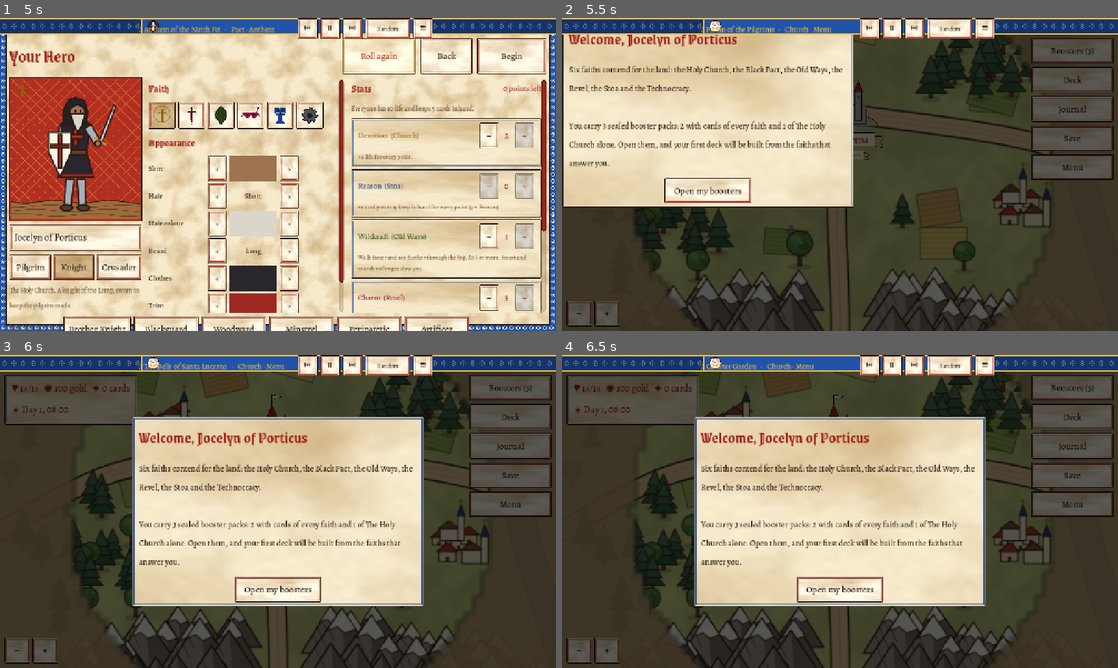
Above: before the commit, frames 1-4 (two rows, left to right).
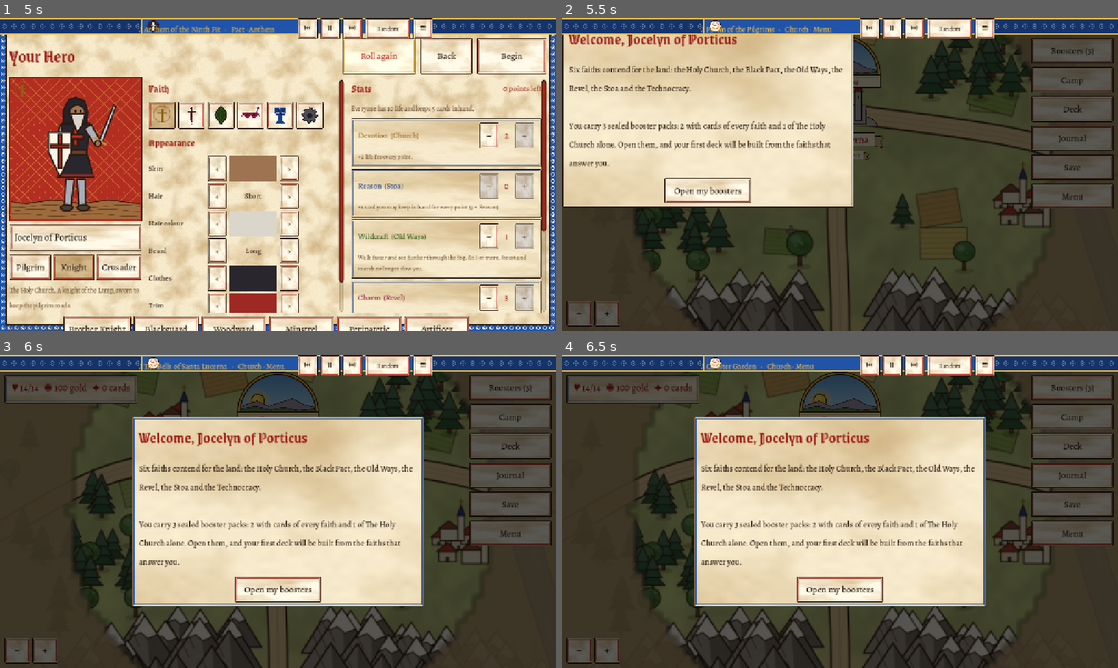
Above: after the commit, the same moments.

Repository: cavaleirobrancopensante/TCG-RPG
Game: Godot game, scene res://scenes/main.tscn
Two runs of this game, one before a commit and one after it. Both use one fixed random seed, a clock stepped at 60 frames per second and the inputs below.
Inputs (mouse positions are in pixels of both pictures, inside the frame that each line leads up to):
- Up to frame 1 (5 s): click "New game" at 0.5 s; click "New game" at 1.25 s; click "Begin here" at 2 s; click "Roll again" at 2.75 s; click "Roll again" at 3.5 s; click "Roll again" at 4.25 s
- Up to frame 2 (5.5 s): click "Begin" at 5 s
- Up to frame 3 (6 s): click (511, 417) at 5.75 s, where only the run after the commit has a clickable "Camp"
- Up to frame 4 (6.5 s): no input

Frame 1 is identical in both runs. In frame 2, 1.6% of the frame differs, in the area x 52-100%, y 6-61%; in frame 3, 3.9%, in the area x 0-100%, y 5-61%; in frame 4, 3.9%.

Commit message:
1.24: sun and moon dial, night tint and lights, slower night travel, camping, Black Pact walks at night
Co-Authored-By: Claude Opus 5.5 <noreply@anthropic.com>
Claude-Session: https://claude.ai/code/session_01HitH66itUkjde1DxHgtaC5

Diff:
--- a/data/i18n/es.json
+++ b/data/i18n/es.json
@@ -2311,5 +2311,13 @@
  "Saint Michael the Archangel": "San Miguel Arcángel",
  "Flying, sanctified (protection from the Pact). Other Angels and Knights you control get +1/+1.": "Vuelo, santificado (protección contra el Pacto). Los otros Ángeles y Caballeros que controlas obtienen +1/+1.",
  "Quis ut Deus? Who is like unto God?": "Quis ut Deus? ¿Quién como Dios?",
- "once per turn": "una vez por turno"
+ "once per turn": "una vez por turno",
+ "Camp": "Acampar",
+ "You can't make camp here.": "No puedes acampar aquí.",
+ "You light a small fire, roll out your blanket and sleep under the open sky.": "Enciendes una pequeña hoguera, extiendes la manta y duermes al raso.",
+ "You wake with %d life (%+d).": "Despiertas con %d de vida (%+d).",
+ "A sound in the dark: someone has found your camp.": "Un ruido en la oscuridad: alguien ha encontrado tu campamento.",
+ "To arms": "A las armas",
+ "Break camp": "Levantar el campamento",
+ "Day %d, %02d:%02d": "Día %d, %02d:%02d"
 }
--- a/data/i18n/pt.json
+++ b/data/i18n/pt.json
@@ -2311,5 +2311,13 @@
  "Saint Michael the Archangel": "São Miguel Arcanjo",
  "Flying, sanctified (protection from the Pact). Other Angels and Knights you control get +1/+1.": "Voo, santificado (proteção contra o Pacto). Os outros Anjos e Cavaleiros que você controla recebem +1/+1.",
  "Quis ut Deus? Who is like unto God?": "Quis ut Deus? Quem é como Deus?",
- "once per turn": "uma vez por turno"
+ "once per turn": "uma vez por turno",
+ "Camp": "Acampar",
+ "You can't make camp here.": "Você não pode acampar aqui.",
+ "You light a small fire, roll out your blanket and sleep under the open sky.": "Você acende uma pequena fogueira, estende o cobertor e dorme sob o céu aberto.",
+ "You wake with %d life (%+d).": "Você acorda com %d de vida (%+d).",
+ "A sound in the dark: someone has found your camp.": "Um ruído no escuro: alguém encontrou seu acampamento.",
+ "To arms": "Às armas",
+ "Break camp": "Levantar acampamento",
+ "Day %d, %02d:%02d": "Dia %d, %02d:%02d"
 }
--- a/scripts/autoload/game_state.gd
+++ b/scripts/autoload/game_state.gd
@@ -439,6 +439,23 @@
 
 
 ## A night at the inn: you wake healed at seven the next morning.
+## Sleep rough: until seven in the morning if it is evening or night, otherwise eight hours.
+## A bedroll mends half as fast as the road (one point every two hours), an inn mends all.
+## Returns the hours slept.
+func make_camp() -> float:
+	var hours := 8.0
+	if clock >= 18.0:
+		hours = 24.0 - clock + 7.0
+	elif clock < 5.0:
+		hours = 7.0 - clock
+	var before := _regen
+	var lf := life
+	advance_clock(hours)
+	life = mini(max_life(), lf + int(hours / 2.0))
+	_regen = before
+	return hours
+
+
 func rest_at_inn() -> bool:
 	if not spend_gold(Economy.inn_price()):
 		return false
--- a/scripts/main.gd
+++ b/scripts/main.gd
@@ -6,6 +6,7 @@
 var ui_layer: CanvasLayer
 var hud: Control
 var hud_gold: Label
+var hud_dial: SkyDial
 var hud_boosters: Button
 var screen: Control          # current full-screen UI (menu, city, battle, ...)
 var ui_theme: Theme
@@ -130,6 +131,8 @@
 
 
 func _process(delta: float) -> void:
+	if hud_dial and world and world.active:
+		hud_dial.set_time(GameState.clock, GameState.day)
 	# In the open world the music follows the faith of the region you walk through.
 	_music_timer -= delta
 	if _music_timer <= 0.0 and world and world.active and screen == null:
@@ -491,12 +494,18 @@
 	hud.add_child(col)
 	hud_boosters = UIKit.button("Boosters", func(): open_boosters(false), 190)
 	col.add_child(hud_boosters)
+	col.add_child(UIKit.button("Camp", make_camp, 190))
 	col.add_child(UIKit.button("Deck", open_deck_builder, 190))
 	col.add_child(UIKit.button("Journal", show_journal, 190))
 	col.add_child(UIKit.button("Save", open_save_slots, 190))
 	col.add_child(UIKit.button("Menu", func():
 		GameState.save_game()
 		show_menu(), 190))
+	var dial := SkyDial.new()
+	dial.set_anchors_preset(Control.PRESET_CENTER_TOP)
+	dial.position = Vector2(-SkyDial.W * 0.5, UIKit.TOP + 6)
+	hud.add_child(dial)
+	hud_dial = dial
 	var zoom := HBoxContainer.new()
 	zoom.set_anchors_preset(Control.PRESET_BOTTOM_LEFT)
 	zoom.position = Vector2(10, -70)
@@ -509,13 +518,37 @@
 func _update_hud() -> void:
 	if hud == null or not is_instance_valid(hud):
 		return
-	var h := int(GameState.clock)
-	var m := int((GameState.clock - h) * 60.0) / 15 * 15
-	var sky := "☾" if GameState.is_night() else "☀"
-	hud_gold.text = I18n.t("♥ %d/%d   ◉ %d gold   ✦ %d cards") % [GameState.life, GameState.max_life(), GameState.gold, _owned_total()] \
-		+ "\n" + I18n.t("%s Day %d, %02d:%02d") % [sky, GameState.day + 1, h, m]
+	hud_gold.text = I18n.t("♥ %d/%d   ◉ %d gold   ✦ %d cards") % [GameState.life, GameState.max_life(), GameState.gold, _owned_total()]
+	if hud_dial:
+		hud_dial.set_time(GameState.clock, GameState.day)
 	hud_boosters.text = I18n.t("Boosters (%d)") % GameState.pending_boosters
 	hud_boosters.disabled = GameState.pending_boosters <= 0
+
+
+## Pitch a camp in the wild: free, slow to heal, and a foe in his own lands may find you.
+func make_camp() -> void:
+	if world == null or not world.active:
+		return
+	if not world.can_camp():
+		_toast(I18n.t("You can't make camp here."))
+		return
+	var lf := GameState.life
+	var foreign: bool = world.faction_at(world.player_pos) != GameState.hero
+	var prowler: Dictionary = world.camp_prowler() if foreign else {}
+	var found := not prowler.is_empty() and GameState.rng.randf() < (0.4 if GameState.is_night() else 0.25)
+	var hours := GameState.make_camp()
+	if found:
+		# he comes in the small hours: you wake with the fire low and a stranger at it
+		GameState.clock = fmod(GameState.clock + 24.0 - hours * 0.5, 24.0)
+	GameState.save_game()
+	_update_hud()
+	var body := I18n.t("You light a small fire, roll out your blanket and sleep under the open sky.") + "\n\n" \
+		+ I18n.t("You wake with %d life (%+d).") % [GameState.life, GameState.life - lf]
+	if found:
+		body += "\n\n" + I18n.t("A sound in the dark: someone has found your camp.")
+		show_dialog("Camp", body, [["To arms", func(): world.ambush(prowler)]])
+	else:
+		show_dialog("Camp", body, [["Break camp", Callable()]])
 
 
 func _owned_total() -> int:
--- /dev/null
+++ b/scripts/ui/sky_dial.gd
@@ -0,0 +1,169 @@
+class_name SkyDial
+extends Control
+## The hour at the top of the map: a half-round window onto the sky, like the moon dial of
+## an old clock. A wheel turns behind it once a day, carrying the sun on one side and the
+## moon on the other, so the sun climbs over the hills at dawn, rides high at noon and sets
+## at dusk, and the moon follows it across the night sky. The sky's colour follows the hour.
+
+const W := 190.0
+const H := 118.0
+
+var hour := 8.0
+var day := 0
+var _stars: Array = []
+
+
+func _init() -> void:
+	custom_minimum_size = Vector2(W, H)
+	size = custom_minimum_size
+	mouse_filter = Control.MOUSE_FILTER_IGNORE
+	var rng := RandomNumberGenerator.new()
+	rng.seed = 7
+	for i in 26:
+		var a := rng.randf_range(PI * 1.05, PI * 1.95)
+		var r := rng.randf_range(0.25, 0.92)
+		_stars.append([Vector2(cos(a), sin(a)) * r, rng.randf_range(0.8, 1.9), rng.randf()])
+
+
+func set_time(h: float, d: int) -> void:
+	if absf(h - hour) < 0.01 and d == day:
+		return
+	hour = h
+	day = d
+	queue_redraw()
+
+
+## 0 at full night, 1 at full day, easing through dawn (5 to 7) and dusk (18 to 20).
+static func daylight(h: float) -> float:
+	if h < 5.0 or h >= 20.0:
+		return 0.0
+	if h < 7.0:
+		return smoothstep(5.0, 7.0, h)
+	if h < 18.0:
+		return 1.0
+	return 1.0 - smoothstep(18.0, 20.0, h)
+
+
+## How much of the warm dawn or dusk glow is in the sky (peaks at 6 and 19).
+static func glow(h: float) -> float:
+	return maxf(0.0, 1.0 - absf(h - 6.0) / 1.5) + maxf(0.0, 1.0 - absf(h - 19.0) / 1.5)
+
+
+## The colour the whole map is tinted with at this hour.
+static func world_tint(h: float) -> Color:
+	var night := Color(0.34, 0.38, 0.60)
+	var dawn := Color(1.0, 0.80, 0.66)
+	var c := night.lerp(Color.WHITE, daylight(h))
+	return c.lerp(dawn, clampf(glow(h), 0.0, 1.0) * 0.55)
+
+
+func _sky_cols() -> Array:
+	var d := daylight(hour)
+	var g := clampf(glow(hour), 0.0, 1.0)
+	var top := Color(0.05, 0.07, 0.20).lerp(Color(0.36, 0.62, 0.86), d)
+	var low := Color(0.12, 0.14, 0.32).lerp(Color(0.70, 0.86, 0.95), d)
+	low = low.lerp(Color(0.98, 0.62, 0.32), g * 0.85)
+	top = top.lerp(Color(0.42, 0.36, 0.62), g * 0.4)
+	return [top, low]
+
+
+func _draw() -> void:
+	var c := Vector2(W * 0.5, H - 30.0)      # centre of the wheel, on the horizon line
+	var r := W * 0.5 - 8.0
+	var cols := _sky_cols()
+	var arc := PackedVector2Array()
+	var arc_cols := PackedColorArray()
+	var n := 40
+	arc.append(c)
+	arc_cols.append(cols[1])
+	for i in n + 1:
+		var a := PI + PI * float(i) / n
+		var p := c + Vector2(cos(a), sin(a)) * r
+		arc.append(p)
+		arc_cols.append(cols[1].lerp(cols[0], clampf((c.y - p.y) / r, 0.0, 1.0)))
+	# the gilt rim behind the window
+	var rim := PackedVector2Array()
+	for i in n + 1:
+		var a := PI + PI * float(i) / n
+		rim.append(c + Vector2(cos(a), sin(a)) * (r + 6.0))
+	rim.append(c + Vector2(r + 6.0, 0))
+	draw_colored_polygon(rim, Tapestry.GILT)
+	draw_polygon(arc, arc_cols)
+	# stars fade in with the dark
+	var dark := 1.0 - daylight(hour)
+	if dark > 0.05:
+		for s in _stars:
+			var tw := 0.6 + 0.4 * sin(float(s[2]) * 40.0 + hour * 6.0)
+			draw_circle(c + (s[0] as Vector2) * r, s[1], Color(1.0, 0.96, 0.82, dark * tw))
+	# the wheel: sun and moon opposite each other, a full turn a day (noon: sun on top)
+	var ang := (hour - 12.0) / 24.0 * TAU
+	var orbit := r * 0.62
+	var sun := c + Vector2(sin(ang), -cos(ang)) * orbit
+	var moon := c + Vector2(sin(ang + PI), -cos(ang + PI)) * orbit
+	var br := r * 0.17
+	if sun.y < c.y + br:
+		_draw_sun(sun, br)
+	if moon.y < c.y + br:
+		_draw_moon(moon, br * 0.9, _sky_at(moon, c, r, cols))
+	# hills along the horizon, lit by the hour
+	var light := Color(0.32, 0.36, 0.52).lerp(Color.WHITE, daylight(hour))
+	var far := PackedVector2Array([c + Vector2(-r, 0), c + Vector2(-r * 0.92, -r * 0.18), c + Vector2(-r * 0.55, -r * 0.30),
+		c + Vector2(-r * 0.25, -r * 0.16), c + Vector2(0, -r * 0.24), c + Vector2(r * 0.38, -r * 0.36), c + Vector2(r * 0.7, -r * 0.2),
+		c + Vector2(r * 0.95, -r * 0.14), c + Vector2(r, 0)])
+	draw_colored_polygon(far, Color(0.62, 0.58, 0.66) * light)
+	draw_polyline(far, Color(Tapestry.INK, 0.8), 1.5, true)
+	var near := PackedVector2Array([c + Vector2(-r, 0), c + Vector2(-r, -r * 0.08), c + Vector2(-r * 0.6, -r * 0.16), c + Vector2(-r * 0.2, -r * 0.07),
+		c + Vector2(r * 0.15, -r * 0.13), c + Vector2(r * 0.55, -r * 0.05), c + Vector2(r, -r * 0.1), c + Vector2(r, 0)])
+	draw_colored_polygon(near, Color(0.36, 0.52, 0.26) * light)
+	draw_polyline(near, Color(Tapestry.INK, 0.8), 1.5, true)
+	# the ink rim of the window
+	var outline := PackedVector2Array()
+	for i in n + 1:
+		var a := PI + PI * float(i) / n
+		outline.append(c + Vector2(cos(a), sin(a)) * r)
+	draw_polyline(outline, Tapestry.INK, 2.5, true)
+	var outer := PackedVector2Array()
+	for i in n + 1:
+		var a := PI + PI * float(i) / n
+		outer.append(c + Vector2(cos(a), sin(a)) * (r + 6.0))
+	draw_polyline(outer, Tapestry.INK, 2.0, true)
+	# the plate under the window, with the day and the hour
+	var plate := Rect2(Vector2(2, c.y), Vector2(W - 4, H - c.y - 2))
+	Tapestry.ink_rect(self, plate, Tapestry.PARCHMENT_LIGHT, 2.0)
+	draw_line(plate.position + Vector2(4, 4), plate.position + Vector2(plate.size.x - 4, 4), Tapestry.GILT, 2.0)
+	var h := int(hour)
+	var m := int((hour - h) * 60.0) / 15 * 15
+	var t := I18n.t("Day %d, %02d:%02d") % [day + 1, h, m]
+	var f := Tapestry.font("black")
+	var fs := 18
+	var tw := f.get_string_size(t, HORIZONTAL_ALIGNMENT_LEFT, -1, fs).x
+	draw_string(f, Vector2(W * 0.5 - tw * 0.5, plate.position.y + plate.size.y * 0.5 + fs * 0.38), t, HORIZONTAL_ALIGNMENT_LEFT, -1, fs,
+		Tapestry.ULTRA_DARK if daylight(hour) < 0.5 else Tapestry.RUBRIC)
+
+
+func _sky_at(p: Vector2, c: Vector2, r: float, cols: Array) -> Color:
+	return cols[1].lerp(cols[0], clampf((c.y - p.y) / r, 0.0, 1.0))
+
+
+func _draw_sun(p: Vector2, br: float) -> void:
+	draw_circle(p, br * 1.9, Color(1.0, 0.85, 0.4, 0.22))
+	for i in 12:
+		var a := float(i) / 12.0 * TAU + hour * 0.3
+		var l := br * (1.75 if i % 2 == 0 else 1.45)
+		var tip := p + Vector2(cos(a), sin(a)) * l
+		var s1 := p + Vector2(cos(a + 0.16), sin(a + 0.16)) * br * 0.95
+		var s2 := p + Vector2(cos(a - 0.16), sin(a - 0.16)) * br * 0.95
+		draw_colored_polygon(PackedVector2Array([s1, tip, s2]), Color(0.98, 0.72, 0.18))
+	draw_circle(p, br, Color(0.99, 0.78, 0.22))
+	draw_circle(p + Vector2(-br * 0.25, -br * 0.25), br * 0.55, Color(1.0, 0.9, 0.5, 0.6))
+	draw_arc(p, br, 0, TAU, 28, Tapestry.INK, 1.6, true)
+
+
+func _draw_moon(p: Vector2, br: float, sky: Color) -> void:
+	draw_circle(p, br * 1.7, Color(0.9, 0.92, 1.0, 0.14))
+	draw_circle(p, br, Color(0.97, 0.94, 0.78))
+	draw_arc(p, br, 0, TAU, 28, Tapestry.INK, 1.5, true)
+	# the crescent: a disc of sky bites the moon
+	var bite := p + Vector2(br * 0.55, -br * 0.3)
+	draw_circle(bite, br * 0.86, sky)
+	draw_arc(bite, br * 0.86, PI * 0.55, PI * 1.25, 14, Color(Tapestry.INK, 0.7), 1.2, true)
--- a/scripts/world/overworld.gd
+++ b/scripts/world/overworld.gd
@@ -130,6 +130,7 @@
 	camera.limit_bottom = int(world_size.y)
 	add_child(camera)
 	camera.make_current()
+	_build_night()
 	player_pos = GameState.player_pos
 	move_target = player_pos
 	camera.position = player_pos
@@ -469,7 +470,7 @@
 
 # ------------------------------------------------------------------ enemies
 
-func _spawn_enemy() -> void:
+func _spawn_enemy(force_night: bool = false) -> void:
 	var start := Vector2(GameState.world_data.get("start", {}).get("x", 3000), GameState.world_data.get("start", {}).get("y", 2200))
 	for attempt in 40:
 		var p := Vector2(_rng.randf_range(150, world_size.x - 150), _rng.randf_range(150, world_size.y - 150))
@@ -490,6 +491,14 @@
 				f = others[_rng.randi_range(0, others.size() - 1)]
 		elif _rng.randf() < 0.25:
 			disposition = "neutral"
+		# the dark belongs to the Black Pact: at night its people walk every road,
+		# though less often on the Church's hallowed ground
+		var night_walker := false
+		var dark := 1.0 - SkyDial.daylight(GameState.clock)
+		if force_night or (dark > 0.0 and f != "abyss" and _rng.randf() < dark * (0.2 if region == "sanctum" else 0.4)):
+			f = "abyss"
+			night_walker = true
+			disposition = "neutral" if GameState.hero == "abyss" else "hostile"
 		var lvl := clampi(1 + int(p.distance_to(start) / 800.0), 1, 5)
 		var pool: Array = []
 		for r in ["common", "uncommon"]:
@@ -500,7 +509,7 @@
 		var e := {
 			"id": _next_enemy_id, "pos": p, "home": p, "faction": f, "level": lvl, "look": look,
 			"name": WorldEntities.enemy_name(f, _rng), "wander": p, "chasing": false,
-			"region": region, "disposition": disposition,
+			"region": region, "disposition": disposition, "night": night_walker, "extra": force_night,
 		}
 		enemies.append(e)
 		var w := Walker.new()
@@ -515,6 +524,28 @@
 		return
 
 
+## At full day the night's walkers slip back into the shadows (and others come in their place).
+var _nightfall_day := -1
+
+
+func _dawn_check() -> void:
+	var light := SkyDial.daylight(GameState.clock)
+	if light < 0.3 and GameState.clock >= 19.0 and _nightfall_day != GameState.day:
+		# nightfall: more of the Pact come out
+		_nightfall_day = GameState.day
+		for i in 4:
+			_spawn_enemy(true)
+	if light < 0.9:
+		return
+	for e in enemies.duplicate():
+		if e.get("night", false) and not e.get("chasing", false):
+			remove_enemy(int(e["id"]))
+			if e.get("extra", false):
+				respawn_queue.pop_back()     # the nightfall extras are not replaced
+			else:
+				respawn_queue[respawn_queue.size() - 1] = _rng.randf_range(2.0, 8.0)
+
+
 func _in_safe_zone(p: Vector2) -> bool:
 	for c in cities:
 		if p.distance_to(Vector2(c["x"], c["y"])) < SAFE_RADIUS:
@@ -535,8 +566,74 @@
 
 # ------------------------------------------------------------------ loop
 
+## Night: the whole map is tinted by the hour, and at dark the hero's lantern, the lit
+## windows of the towns and the unholy fires of the lairs glow through it.
+var _tint: CanvasModulate
+var _lamp: PointLight2D
+var _place_lights: Array = []
+
+
+static func _light_tex(size: int) -> GradientTexture2D:
+	var g := Gradient.new()
+	g.set_color(0, Color(1, 1, 1, 1))
+	g.set_color(1, Color(1, 1, 1, 0))
+	g.add_point(0.45, Color(1, 1, 1, 0.55))
+	var t := GradientTexture2D.new()
+	t.gradient = g
+	t.fill = GradientTexture2D.FILL_RADIAL
+	t.fill_from = Vector2(0.5, 0.5)
+	t.fill_to = Vector2(1.0, 0.5)
+	t.width = size
+	t.height = size
+	return t
+
+
+func _build_night() -> void:
+	_tint = CanvasModulate.new()
+	add_child(_tint)
+	var tex := _light_tex(256)
+	_lamp = PointLight2D.new()
+	_lamp.texture = tex
+	_lamp.texture_scale = 2.6
+	_lamp.color = Color(1.0, 0.78, 0.45)
+	add_child(_lamp)
+	for c in cities:
+		var l := PointLight2D.new()
+		l.texture = tex
+		l.texture_scale = 4.0
+		l.color = Color(1.0, 0.74, 0.40)
+		l.position = Vector2(c["x"], c["y"]) + Vector2(0, 20)
+		add_child(l)
+		_place_lights.append([l, 0.9])
+	for lr in lairs:
+		var l := PointLight2D.new()
+		l.texture = tex
+		l.texture_scale = 2.4
+		l.color = UIKit.faction_ink(lr["faction"]).lerp(Color(1.0, 0.3, 0.2), 0.4)
+		l.position = Vector2(lr["x"], lr["y"])
+		add_child(l)
+		_place_lights.append([l, 0.7])
+	_update_night()
+
+
+func _update_night() -> void:
+	if _tint == null:
+		return
+	var h := GameState.clock
+	_tint.color = SkyDial.world_tint(h)
+	var dark := 1.0 - SkyDial.daylight(h)
+	_lamp.position = player_pos + Vector2(0, -20)
+	_lamp.energy = dark * (0.75 + 0.05 * sin(_t * 9.0))
+	_lamp.visible = dark > 0.02
+	for e in _place_lights:
+		var l: PointLight2D = e[0]
+		l.energy = dark * float(e[1])
+		l.visible = dark > 0.02
+
+
 func _process(delta: float) -> void:
 	_t += delta
+	_update_night()
 	_sync_walkers()
 	if moving or _marker_shown:
 		_marker_shown = moving
@@ -554,6 +651,7 @@
 				respawn_queue.remove_at(i)
 				_spawn_enemy()
 		_move_enemies(delta)
+		_dawn_check()
 		_reveal()
 	camera.position = player_pos
 	GameState.player_pos = player_pos
@@ -565,7 +663,7 @@
 	var terrain := float(SPEED_BY_CODE.get(ground, 1.0))
 	if ground == SLOW and GameState.stat("wildcraft") >= 3:
 		terrain = 1.0                  # a woodsman walks the thickets like a road
-	var speed := PLAYER_SPEED * terrain * (1.0 + 0.08 * GameState.stat("wildcraft"))
+	var speed := PLAYER_SPEED * terrain * (1.0 + 0.08 * GameState.stat("wildcraft")) * night_pace()
 	var kb := Input.get_vector("ui_left", "ui_right", "ui_up", "ui_down")
 	if kb != Vector2.ZERO:
 		# keys: walk straight, sliding along shores and cliffs
@@ -636,6 +734,47 @@
 	_ferry_lock = index
 	camera.position = player_pos
 	camera.reset_smoothing()
+
+
+## Travel slows in the dark: two thirds of the day's pace at full night, a little better
+## for those at home in the wild (Wildcraft).
+static func night_pace() -> float:
+	var full_night := minf(1.0, 0.65 + 0.05 * GameState.stat("wildcraft"))
+	return lerpf(full_night, 1.0, SkyDial.daylight(GameState.clock))
+
+
+## Can the hero pitch a camp here? Not in a town, and not with a foe on his heels.
+func can_camp() -> bool:
+	if inside_city != "" or _in_safe_zone(player_pos):
+		return false
+	for e in enemies:
+		if e.get("chasing", false) or ((e["pos"] as Vector2).distance_to(player_pos) < 260.0 and e.get("disposition", "hostile") == "hostile"):
+			return false
+	return true
+
+
+## A hostile wanderer near enough to stumble on a camp in his own lands, or {}.
+func camp_prowler() -> Dictionary:
+	var best := {}
+	var bd := 900.0
+	var here := faction_at(player_pos)
+	for e in enemies:
+		if e.get("disposition", "hostile") != "hostile" or e.get("region", e["faction"]) != here:
+			continue
+		var d := (e["pos"] as Vector2).distance_to(player_pos)
+		if d < bd:
+			bd = d
+			best = e
+	return best
+
+
+## The prowler finds the camp: he is at the fire when the hero wakes.
+func ambush(e: Dictionary) -> void:
+	e["pos"] = player_pos + Vector2(60, 0)
+	active = false
+	moving = false
+	move_target = player_pos
+	enemy_engaged.emit(e)
 
 
 func _move_enemies(delta: float) -> void:
--- /dev/null
+++ b/tests/night_shot.gd
@@ -0,0 +1,41 @@
+extends Node
+## Screenshots of the open world at several hours, into user://shots/night_<hour>.png
+
+func _ready() -> void:
+	var main = load("res://scenes/main.tscn").instantiate()
+	add_child(main)
+	if not main.is_booted:
+		await main.booted
+	await main._new_game(6, "sanctum")
+	for c in main.ui_layer.get_children():
+		if c is ColorRect:
+			c.queue_free()
+	main.world.active = true
+	main.world.grace = 100.0
+	for h in [6.0, 12.0, 19.0, 23.0]:
+		GameState.clock = h
+		for i in 8:
+			await RenderingServer.frame_post_draw
+		get_viewport().get_texture().get_image().save_png(OS.get_user_data_dir() + "/shots/night_%d.png" % int(h))
+	print("pace at 23h: ", Overworld.night_pace(), " can camp in the capital: ", main.world.can_camp())
+	var w = main.world
+	var n0: int = w.enemies.size()
+	GameState.clock = 21.0
+	w._dawn_check()
+	var pact: int = w.enemies.filter(func(e): return e.get("night", false)).size()
+	print("nightfall: enemies ", n0, " -> ", w.enemies.size(), ", night walkers ", pact)
+	GameState.clock = 9.0
+	w._dawn_check()
+	print("at dawn: enemies ", w.enemies.size(), ", night walkers ", w.enemies.filter(func(e): return e.get("night", false)).size())
+	w.player_pos = w.nearest_walkable(Vector2(1500, 2600))
+	w.enemies.clear()
+	GameState.clock = 22.0
+	GameState.life = 3
+	print("can camp in the wild: ", w.can_camp())
+	main.make_camp()
+	print("after camp clock ", GameState.clock, " day ", GameState.day, " life ", GameState.life)
+	for i in 4:
+		await RenderingServer.frame_post_draw
+	get_viewport().get_texture().get_image().save_png(OS.get_user_data_dir() + "/shots/camp.png")
+	GameState.delete_slot(6)
+	get_tree().quit()
--- /dev/null
+++ b/tests/night_shot.tscn
@@ -0,0 +1,6 @@
+[gd_scene load_steps=2 format=3]
+
+[ext_resource type="Script" path="res://tests/night_shot.gd" id="1"]
+
+[node name="NightShot" type="Node"]
+script = ExtResource("1")
Not shown, added: scripts/ui/sky_dial.gd.uid
Not shown, added: tests/night_shot.gd.uid
Not shown, added: tests/stack_shot.gd.uid
Not shown, changed: README.md
